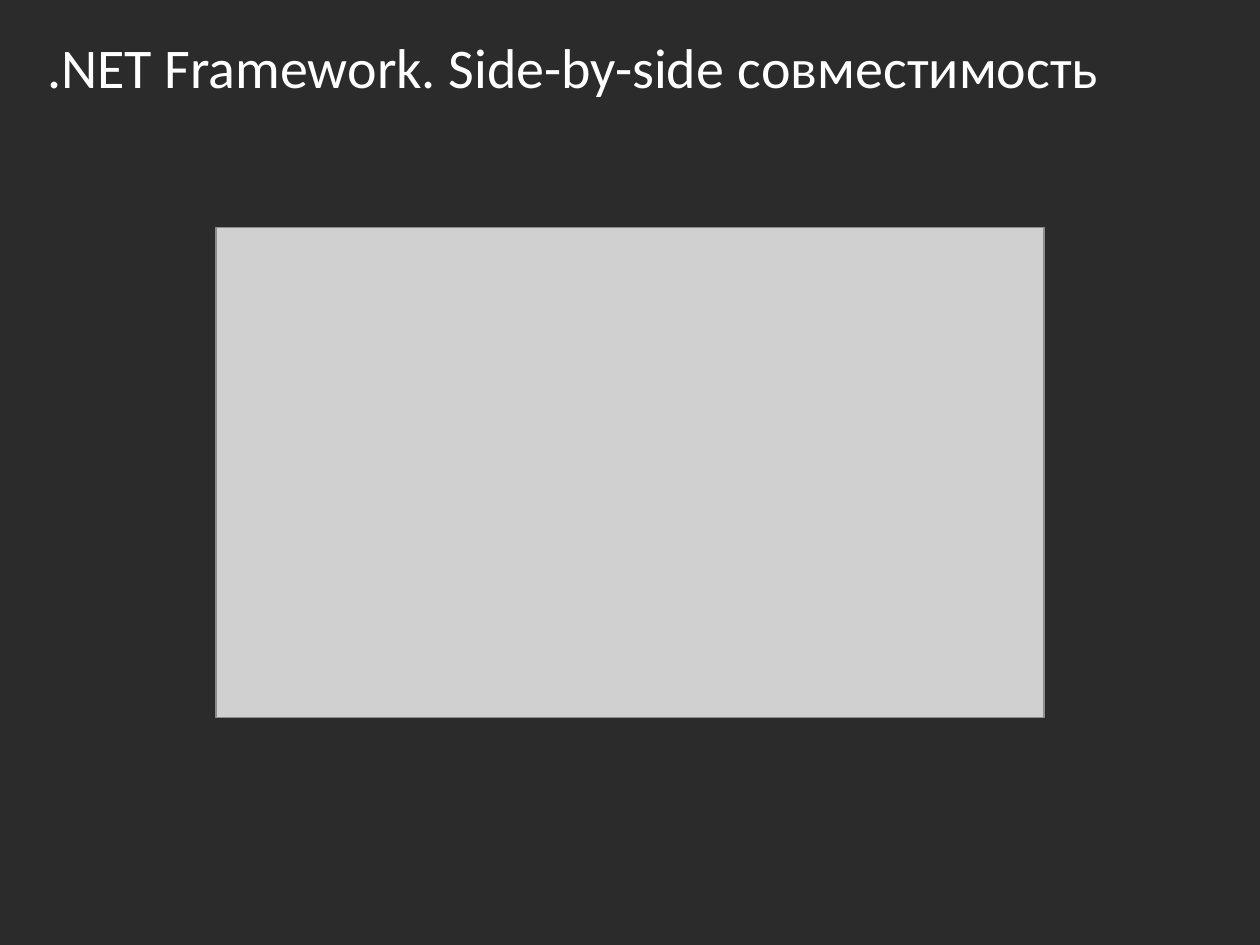
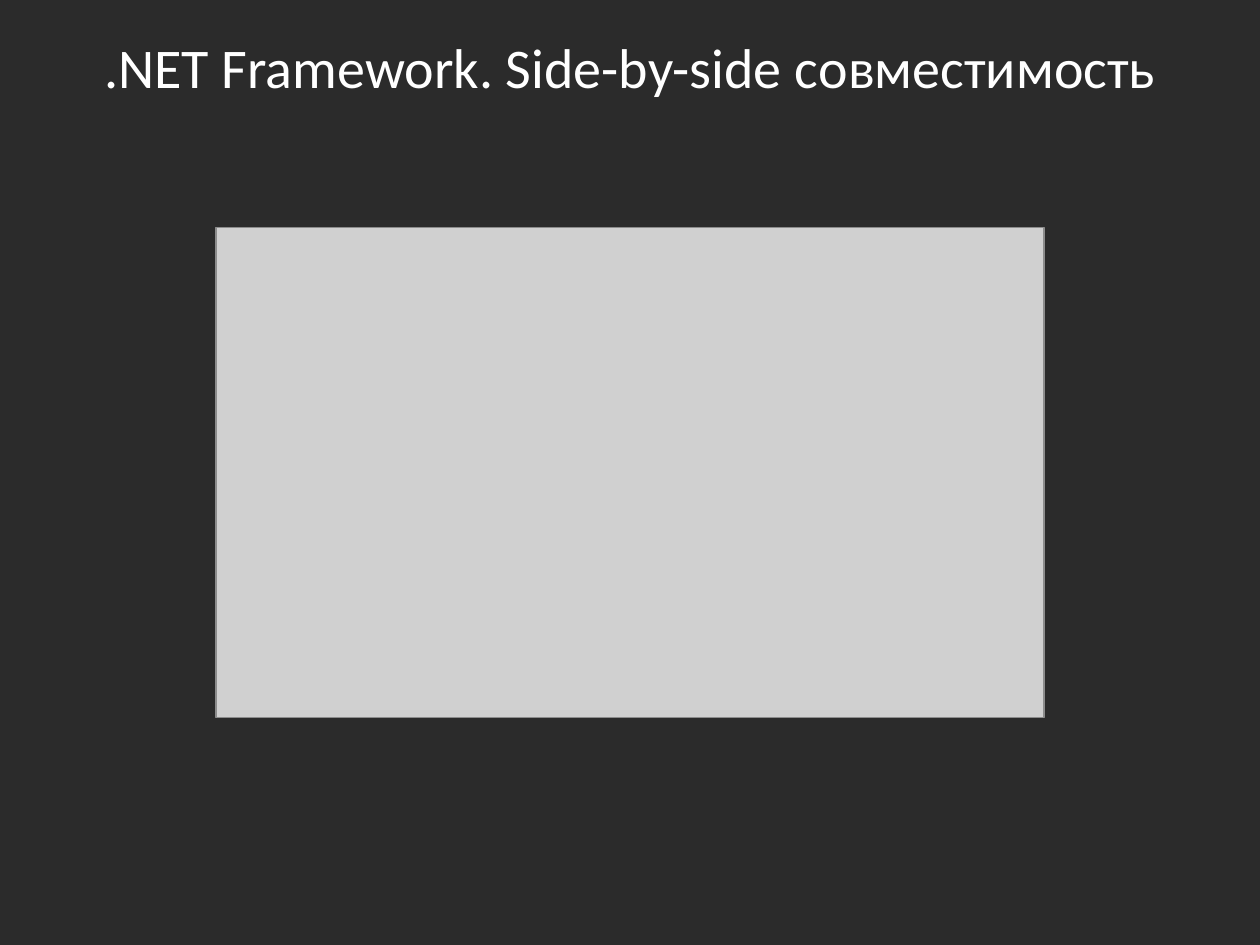
Before and after one commit to bazile/Training, a slide deck: slide 12 of Presentation/lesson-01.pptx (slide 13 before the commit). Drawn at 1260x945 pixels with LibreOffice and Linux fonts; fonts in the diff are those of the drawing; grey boxes stand for pictures; background and template pictures are left out; a plain dark background stands for a picture behind light text. Boxes give left, top, right and bottom in pixels: in the first picture for what was removed or moved away, otherwise in the second. Text is boxed around its words. In the diff, an @@ line names an element or a change of style, - is before the commit and + after.

```diff
--- a/Presentation/lesson-01.pptx
+++ b/Presentation/lesson-01.pptx
@@ text ".NET Framework. Side-by-side совместимость" at [104,49,1155,97]: alignment left to centre @@
```
Also in this commit, not shown: 4 other slides changed, 1 slide added, 3 slides removed, 4 other files.
